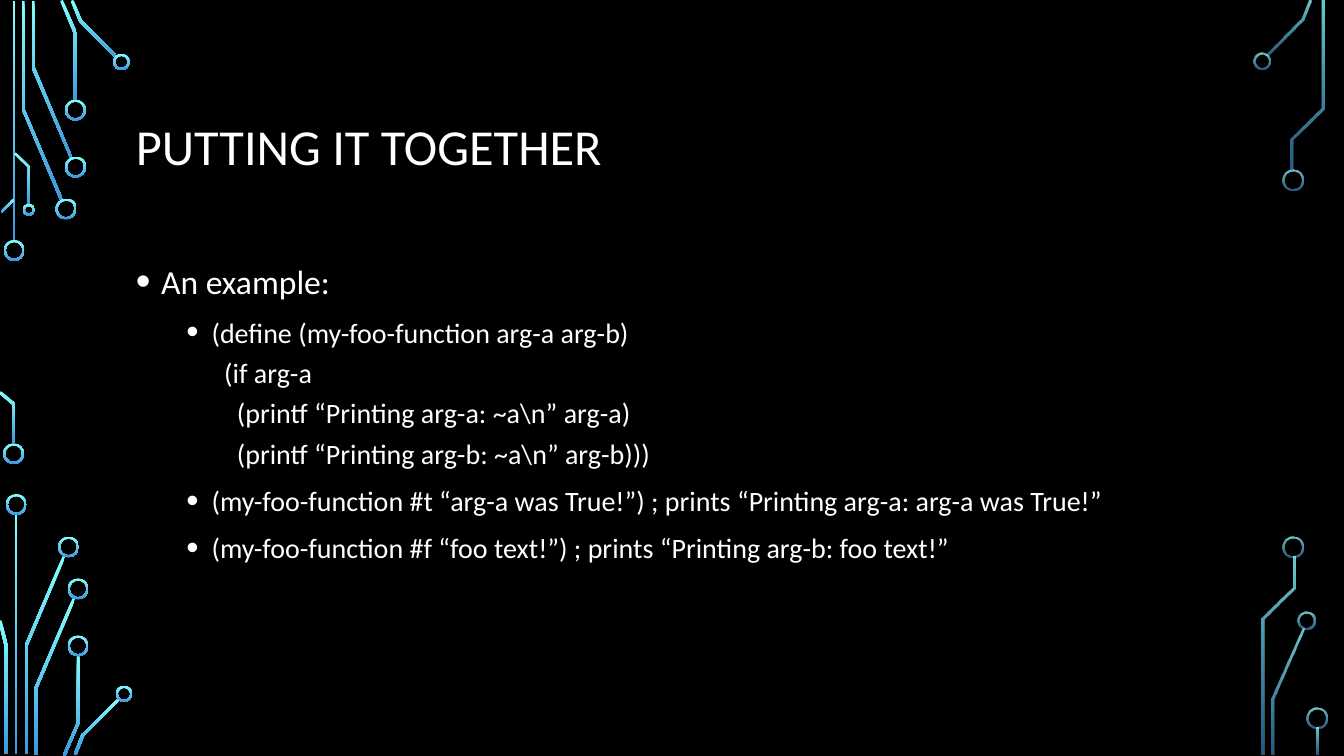
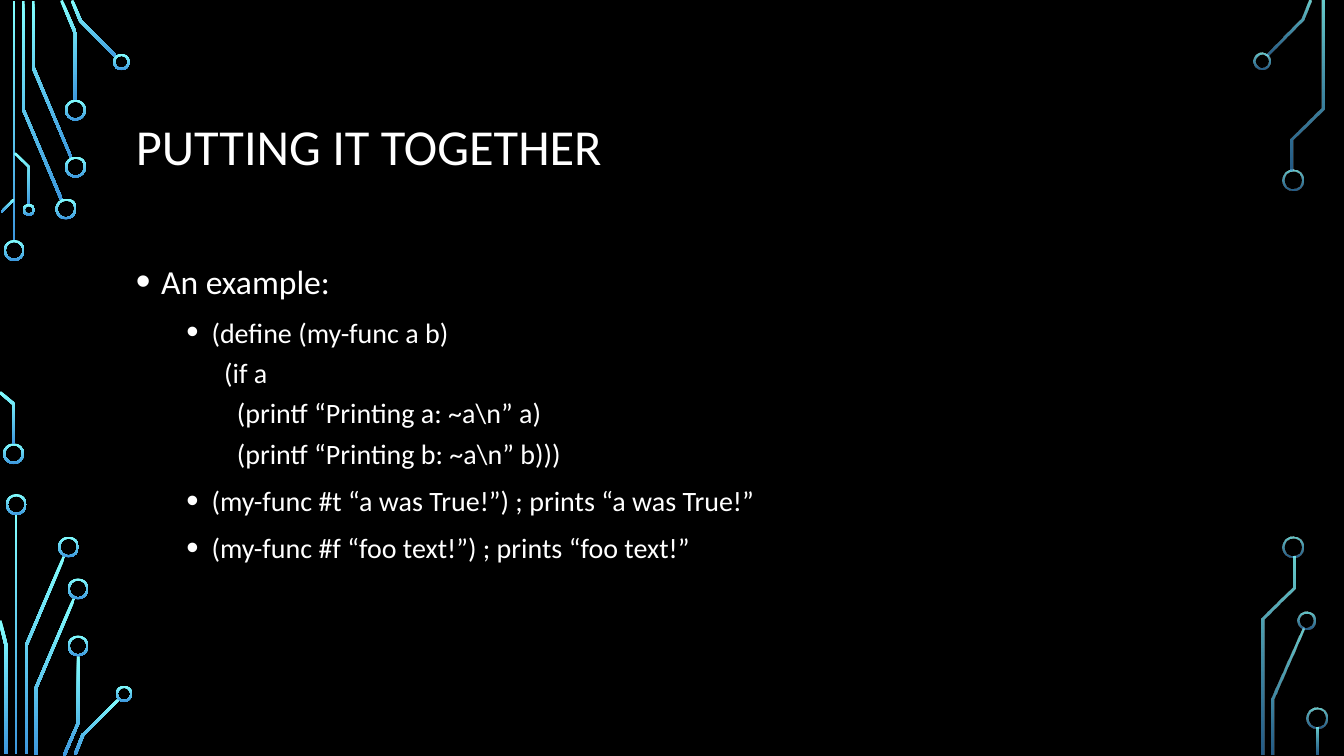
Before and after one commit to durandaltheta/3, a slide deck: slide 12 of DFC3.pptx. Drawn at 1344x756 pixels with LibreOffice and Linux fonts; fonts in the diff are those of the drawing; background and template pictures are left out. Boxes give left, top, right and bottom in pixels: in the first picture for what was removed or moved away, otherwise in the second. Text is boxed around its words. In the diff, an @@ line names an element or a change of style, - is before the commit and + after.

```diff
--- a/DFC3.pptx
+++ b/DFC3.pptx
@@ text at bbox=[212, 322, 754, 563]: text changed @@
-  • (define (my-foo-function arg-a arg-b)
-    (if arg-a
-    (printf “Printing arg-a: ~a\n” arg-a)
-    (printf “Printing arg-b: ~a\n” arg-b)))
-  • (my-foo-function #t “arg-a was True!”) ; prints “Printing arg-a: arg-a was True!”
-  • (my-foo-function #f “foo text!”) ; prints “Printing arg-b: foo text!”
+  • (define (my-func a b)
+    (if a
+    (printf “Printing a: ~a\n” a)
+    (printf “Printing b: ~a\n” b)))
+  • (my-func #t “a was True!”) ; prints “a was True!”
+  • (my-func #f “foo text!”) ; prints “foo text!”
```
Also in this commit, not shown: 8 other slides changed, 2 slides added, 1 slide removed, 3 other files.
